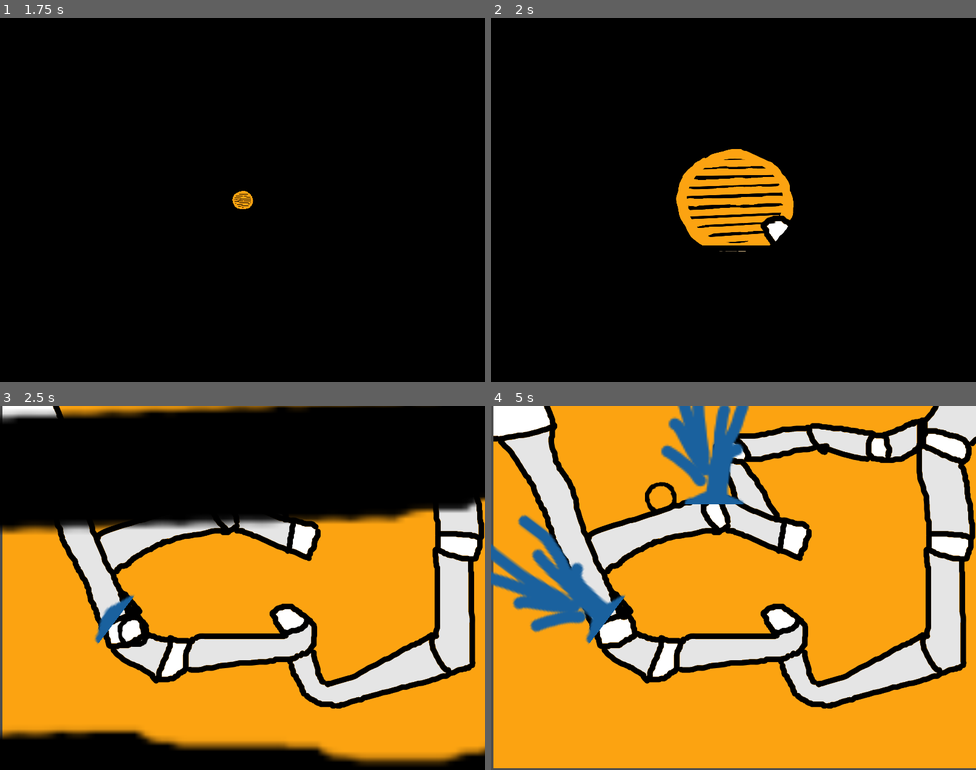
Above: before the commit, frames 1-4 (two rows, left to right).
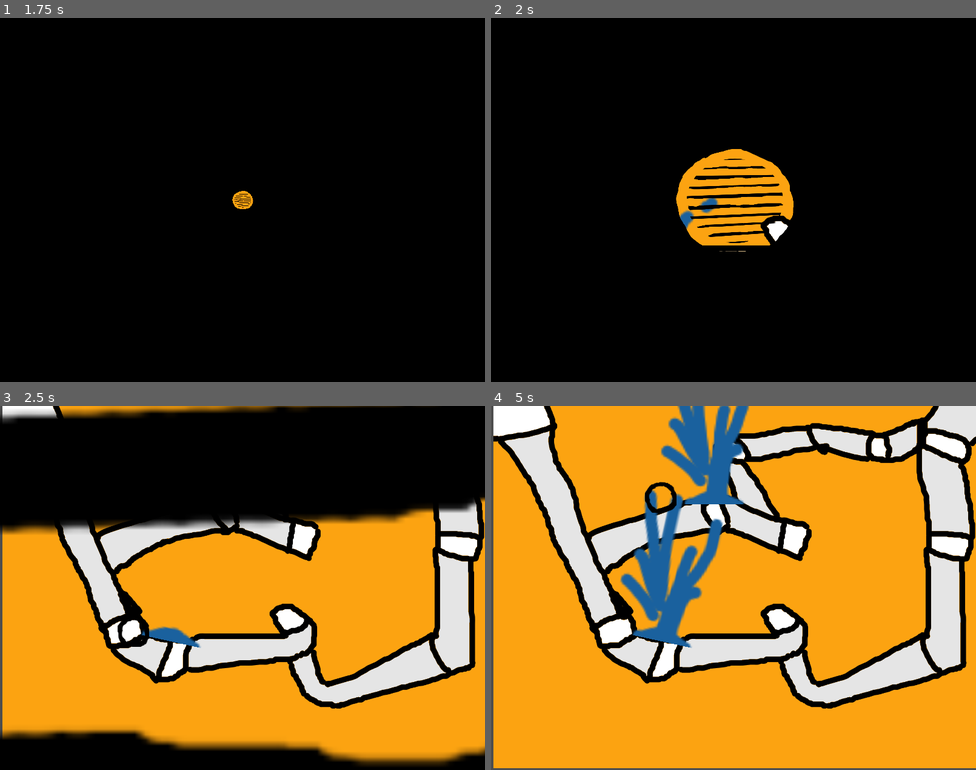
Above: after the commit, the same moments.

Repository: eliasvas/PWT
Game: Godot game, scene res://game.tscn
Same seed, same stepped clock (60 frames per second), same inputs: the game is played once before the commit and once after it. The engine's default icon, where the game draws it, is replaced by a stand-in: a white triangle on a blue panel in a dark square.
Inputs (mouse positions are in pixels of both pictures, inside the frame that each line leads up to):
- Up to frame 1 (1.75 s): tap Enter at 0.5 s; drag from (189, 156) to (291, 119) at 0.52 s; drag from (189, 210) to (218, 272) at 1.27 s
- Up to frame 2 (2 s): no input
- Up to frame 3 (2.5 s): move the mouse to (130, 631) at 2.02 s; hold R from 2.03 s (still down); click (130, 631) at 2.17 s
- Up to frame 4 (5 s): release R at 2.75 s; drag from (714, 522) to (588, 533) at 2.77 s; move the mouse to (879, 642) at 3.52 s; hold R 3.53-4.25 s; click (879, 642) at 3.67 s; drag from (588, 533) to (660, 497) at 4.27 s

Frame 1 is identical in both runs. In frame 2, 0.2% of the frame differs, in the area x 38-47%, y 49-59%; in frame 3, 0.7%; in frame 4, 7.7%, in the area x 0-48%, y 23-67%.

Commit message:
more update?

Diff:
--- a/PipeLogic.gd
+++ b/PipeLogic.gd
@@ -5,7 +5,12 @@
 var rng = RandomNumberGenerator.new()
 func _ready():
 	var sprinklers = ["WaterSprinkler1","WaterSprinkler2","WaterSprinkler3"]
-	get_node(sprinklers[rng.randi() % 3]).queue_free()
+	var first_to_kill = rng.randi() % 3
+	var second_to_kill = first_to_kill
+	while second_to_kill == first_to_kill:
+		second_to_kill = rng.randi() % 3
+	get_node(sprinklers[first_to_kill]).queue_free()
+	get_node(sprinklers[second_to_kill]).queue_free()
 
 
 # Called every frame. 'delta' is the elapsed time since the previous frame.
--- a/pipe_level.tscn
+++ b/pipe_level.tscn
@@ -16,9 +16,13 @@
 position = Vector2(527, 228)
 rotation = -1.54723
 
+[node name="WaterSprinkler4" parent="." instance=ExtResource("2_fwgpy")]
+position = Vector2(325, 201)
+rotation = 0.215203
+
 [node name="WaterSprinkler2" parent="." instance=ExtResource("2_fwgpy")]
-position = Vector2(40, 235)
-rotation = -0.924154
+position = Vector2(528, 265)
+rotation = -2.87267
 scale = Vector2(3, 3)
 
 [node name="WaterSprinkler1" parent="." instance=ExtResource("2_fwgpy")]
